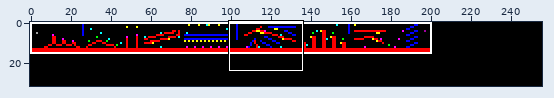
Sprite sheet -- src/media/maps/Map 1.png. The picture above shows the old version from afar; the outline marks the close-up.
Close-up. First the earlier version:
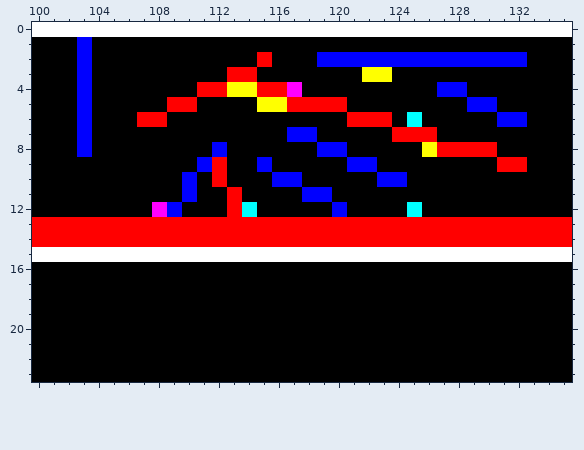
The file is 256x32 pixels. Shown: x 100..135, y 0..23.
And afterwards:
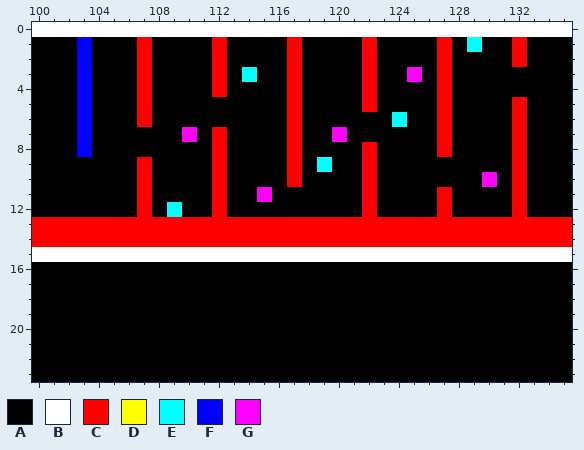
Palette (. is transparent): A #000000  B #ffffff  C #ff0000  D #ffff00  E #00ffff  F #0000ff  G #ff00ff
From old to new:
@@ x 100..135 @@
  0 BBBBBBBBBBBBBBBBBBBBBBBBBBBBBBBBBBBB
- 1 AAAFAAAAAAAAAAAAAAAAAAAAAAAAAAAAAAAA
- 2 AAAFAAAAAAAAAAACAAAFFFFFFFFFFFFFFAAA
- 3 AAAFAAAAAAAAACCAAAAAAADDAAAAAAAAAAAA
- 4 AAAFAAAAAAACCDDCCGAAAAAAAAAFFAAAAAAA
- 5 AAAFAAAAACCAAAADDCCCCAAAAAAAAFFAAAAA
- 6 AAAFAAACCAAAAAAAAAAAACCCAEAAAAAFFAAA
- 7 AAAFAAAAAAAAAAAAAFFAAAAACCCAAAAAAAAA
- 8 AAAFAAAAAAAAFAAAAAAFFAAAAADCCCCAAAAA
- 9 AAAAAAAAAAAFCAAFAAAAAFFAAAAAAAACCAAA
-10 AAAAAAAAAAFACAAAFFAAAAAFFAAAAAAAAAAA
-11 AAAAAAAAAAFAACAAAAFFAAAAAAAAAAAAAAAA
-12 AAAAAAAAGFAAACEAAAAAFAAAAEAAAAAAAAAA
+ 1 AAAFAAACAAAACAAAACAAAACAAAACAEAACAAA
+ 2 AAAFAAACAAAACAAAACAAAACAAAACAAAACAAA
+ 3 AAAFAAACAAAACAEAACAAAACAAGACAAAAAAAA
+ 4 AAAFAAACAAAACAAAACAAAACAAAACAAAAAAAA
+ 5 AAAFAAACAAAAAAAAACAAAACAAAACAAAACAAA
+ 6 AAAFAAACAAAAAAAAACAAAAAAEAACAAAACAAA
+ 7 AAAFAAAAAAGACAAAACAAGAAAAAACAAAACAAA
+ 8 AAAFAAAAAAAACAAAACAAAACAAAACAAAACAAA
+ 9 AAAAAAACAAAACAAAACAEAACAAAAAAAAACAAA
+10 AAAAAAACAAAACAAAACAAAACAAAAAAAGACAAA
+11 AAAAAAACAAAACAAGAAAAAACAAAACAAAACAAA
+12 AAAAAAACAEAACAAAAAAAAACAAAACAAAACAAA
 13 CCCCCCCCCCCCCCCCCCCCCCCCCCCCCCCCCCCC
Pixel boxes of the changes (left, top, right, bottom) in both close-ups:
changed: (137, 37, 527, 217)
